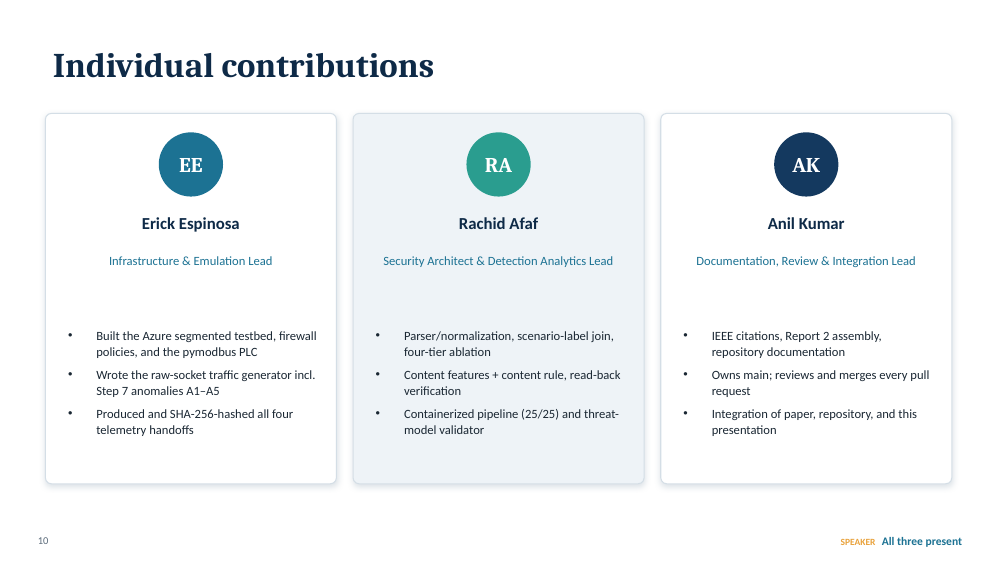
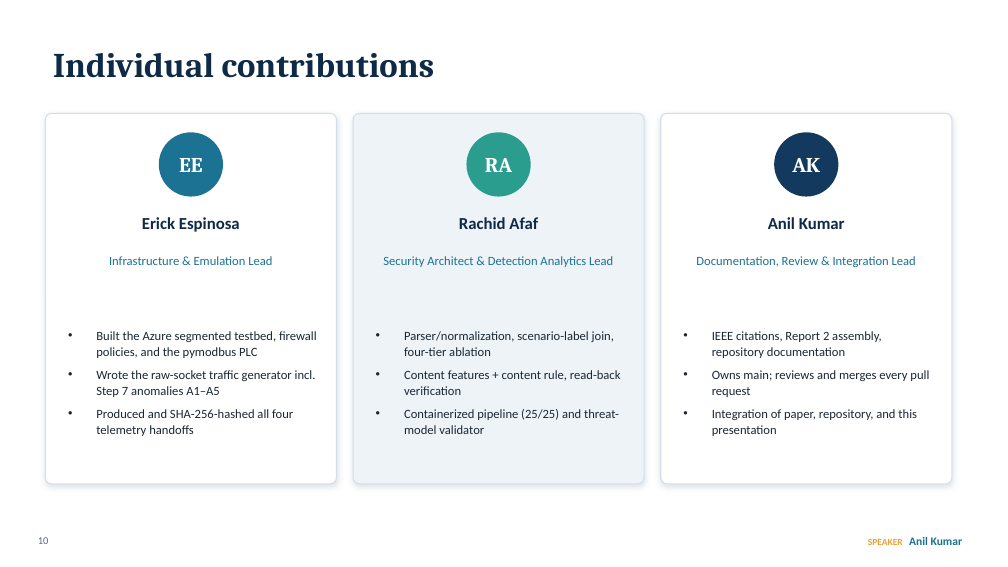
Before and after one commit to rachidafaf/CYB691-IT691-CapstoneProjectFall2026, a slide deck: slide 8 of docs/Team4_Capstone_Presentation.pptx (slide 10 before the commit). Drawn at 1008x567 pixels with LibreOffice and Linux fonts; fonts in the diff are those of the drawing. Boxes give left, top, right and bottom in pixels: in the first picture for what was removed or moved away, otherwise in the second. Text is boxed around its words. In the diff, an @@ line names an element or a change of style, - is before the commit and + after.

Commit message:
update pptx

```diff
--- a/docs/Team4_Capstone_Presentation.pptx
+++ b/docs/Team4_Capstone_Presentation.pptx
@@ text at box(868, 537, 963, 545): text changed @@
-SPEAKER All three present
+SPEAKER Anil Kumar
```
Also in this commit, not shown: 1 other slide changed, 2 slides removed, 9 other files.
